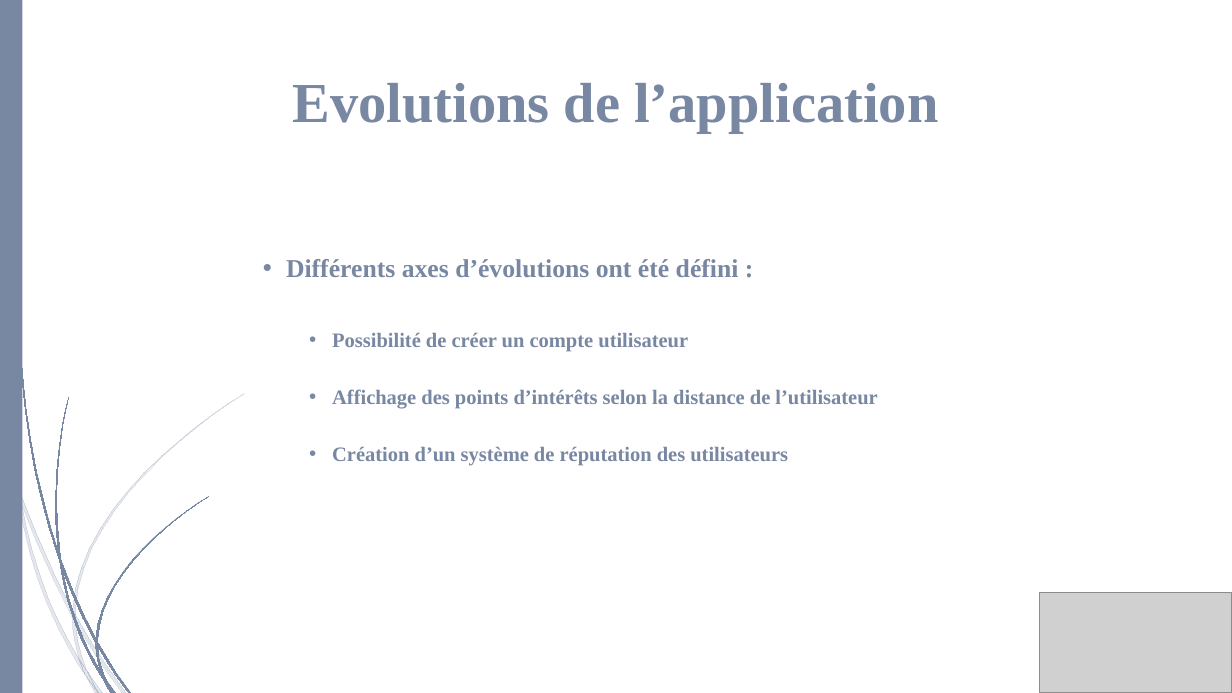
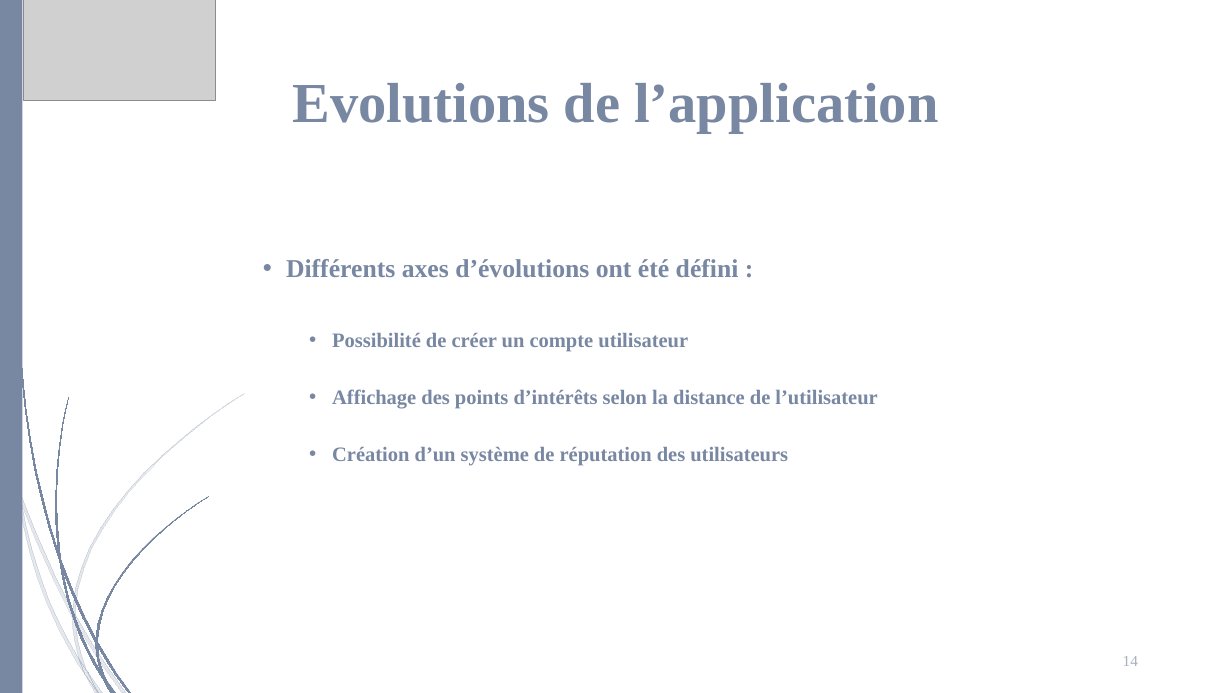
Before and after one commit to Lowxorx/webapprila, a slide deck: slide 14 of Documentation/Presentation/Projet web.pptx. Drawn at 1232x693 pixels with LibreOffice and Linux fonts; fonts in the diff are those of the drawing; grey boxes stand for pictures. Boxes give left, top, right and bottom in pixels: in the first picture for what was removed or moved away, otherwise in the second. Text is boxed around its words. In the diff, an @@ line names an element or a change of style, - is before the commit and + after.

```diff
--- a/Documentation/Presentation/Projet web.pptx
+++ b/Documentation/Presentation/Projet web.pptx
@@ picture: place and size @@
-picture at box(1040, 592, 1232, 693)
+picture at box(23, 0, 215, 101)
@@ picture removed at box(1147, 601, 1232, 693) @@
@@ page number added at box(1123, 656, 1138, 666), 12 pt, text #A8B0BF @@
+14
```
Also in this commit, not shown: 13 other slides changed.
